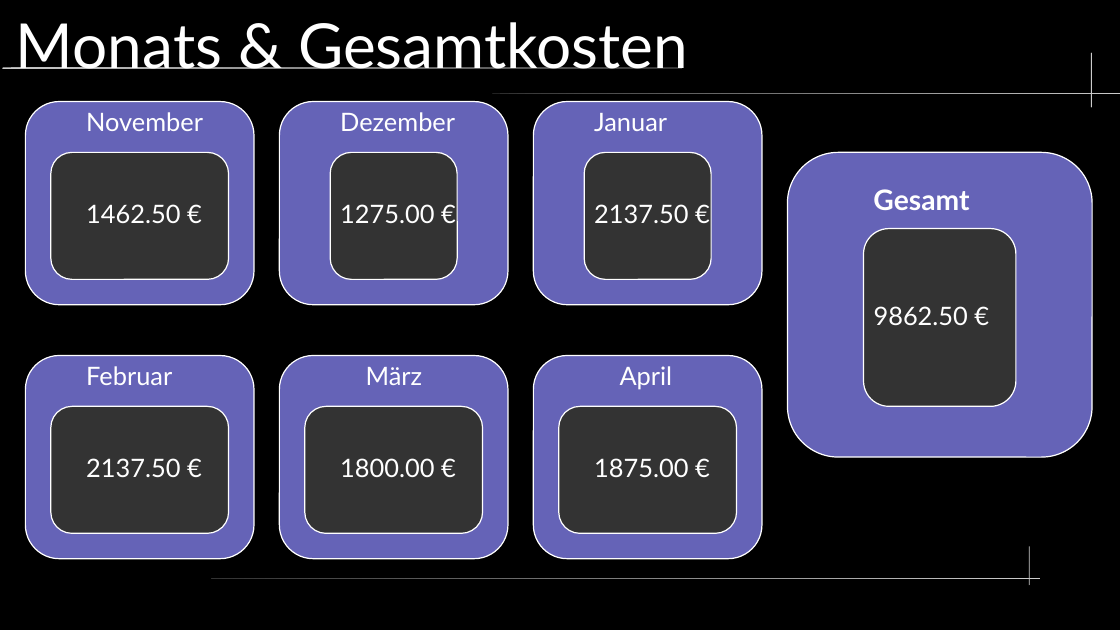
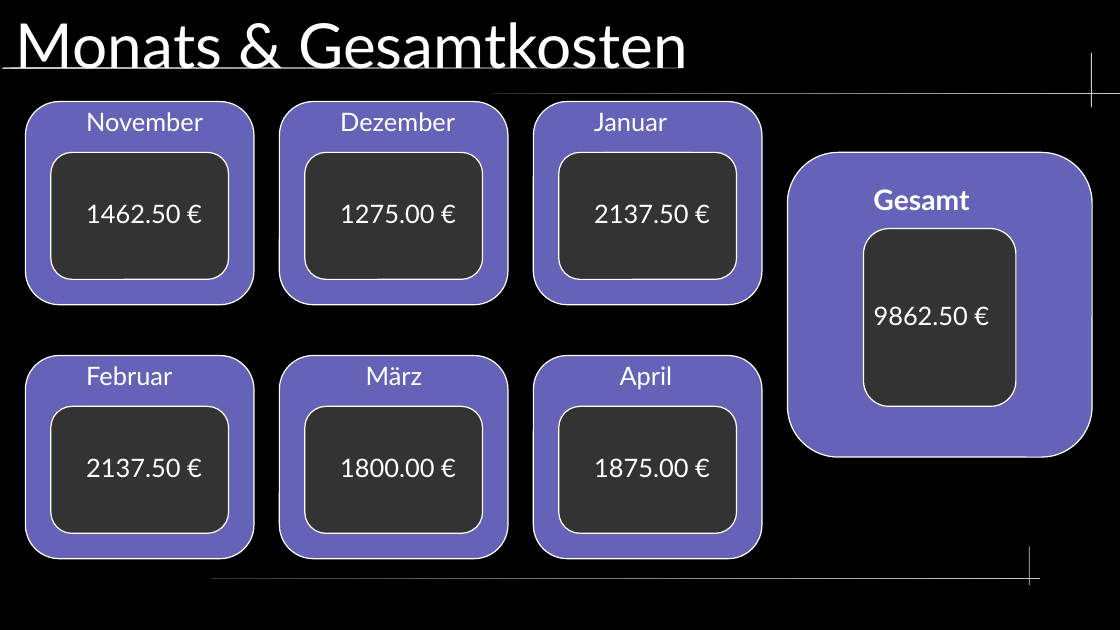
Before and after one commit to hyperbel/MatheProjekt22_23, a slide deck: slide 10 of Doc/Präsi/Präsentation.odp. Drawn at 1120x630 pixels with LibreOffice and Linux fonts; fonts in the diff are those of the drawing. Boxes give left, top, right and bottom in pixels: in the first picture for what was removed or moved away, otherwise in the second. Text is boxed around its words. In the diff, an @@ line names an element or a change of style, - is before the commit and + after.

Commit message:
präsi style fix

```diff
--- a/Doc/Präsi/Präsentation.odp
+++ b/Doc/Präsi/Präsentation.odp
@@ rounded rectangle: place and size @@
-rounded rectangle at [330,152,457,279]
+rounded rectangle at [305,152,483,279]
@@ rounded rectangle added at [559,152,737,279], fill #333333, outline #FFFFFF 0.85 pt @@
```
